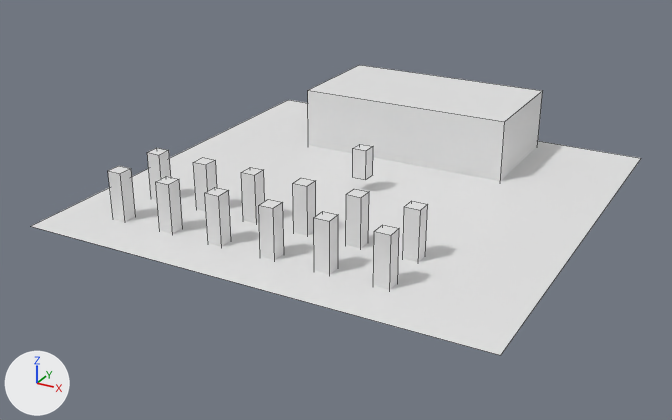
An edit to the Blender file Demo.blend, drawn before and after from the same camera.
Rendered twice from a camera (50 mm lens) standing at (53.7, -105.2, 48.6) and looking at (-1.9, -4.0, -1.9). The lights are fixed; the arrows at lower left show +X, +Y and +Z. Mesh edges are drawn as thin lines.
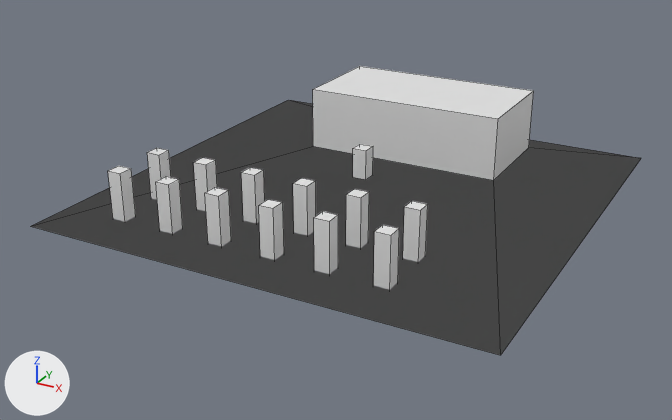
What differs and where, as boxes (x1, y1, x2, y2) in the pictures (672 x 420 px):
'Plane', reshaped (13% taller): before (31, 100, 641, 355); after (31, 66, 641, 355)
'Cube.001', deleted: before (308, 65, 543, 181)

Diff of the bpy script that builds the scene:
```diff
--- a/Demo.blend.py
+++ b/Demo.blend.py
@@ me_plane @@
 # used by ob_plane; location = (0.0, 0.0, 0.0); scale = (30.8, 30.8, 30.8)
-me_plane.from_pydata(...)  # 4 vertices, 1 face; spans x -1.0..1.0, y -1.0..1.0, z 0.0
+me_plane.from_pydata(...)  # 12 vertices, 10 faces; spans x -1.0..1.0, y -1.0..1.0, z 0.0..0.29
+# me_plane part 1
+# 1 face is deleted
+# 8 vertices are added at x -0.47..0.47, y 0.38..0.88, z 0.0..0.29
+# 10 new faces join them
@@ ob_cube_001 @@
-ob_cube_001 = bpy.data.objects.new('Cube.001', me_cube_005)
-ob_cube_001.location = (0.0, 20.3, 3.9)
-ob_cube_001.scale = (15.5, 8.41, 4.8)
```
